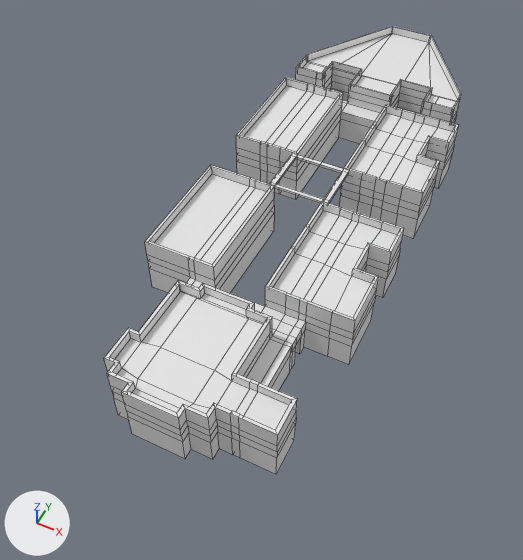
A saved change to the FBX model src/Assets/3D Assets/Models/RGC.fbx.
Rendered twice from a camera (50 mm lens) standing at (46.3, -60.0, 113.2) and looking at (-3.6, 39.9, -11.6). Arrows for +X, +Y and +Z are at lower left; the lights stay in place. Mesh edges are drawn as thin lines. Materials are left out; every surface is plain grey.

Objects in the first picture: 'RGC Base'.
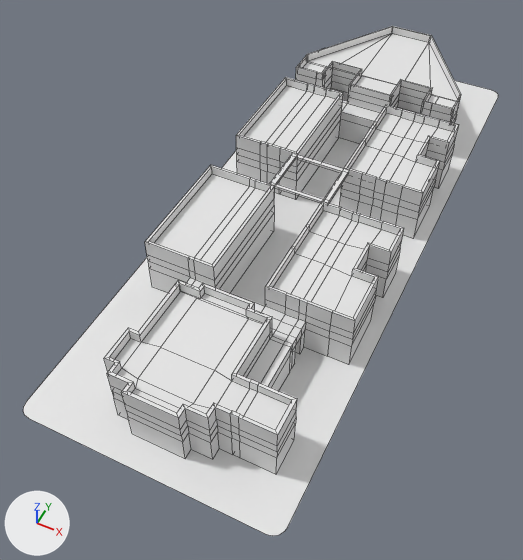
What differs and where, as boxes [x1, y1, x2, y2] in the pictures (523 x 560 px):
'RGC Base', reshaped (33% wider, 14% taller)
    before: [104, 26, 461, 474]
    after: [23, 26, 498, 536]
part 1 of me_cube_001, added
    after: [23, 79, 498, 536]

Edits to the bpy script that builds the scene:
```text
Change me_cube_001:
    used by ob_rgc_base; location = (0.0, 0.0, 0.0)
    remove me_cube_001.from_pydata(...)  # 892 vertices, 891 faces; spans x -21.7..24.3, y -9.5..126.9, z -6.0..8.0
    add me_cube_001.from_pydata(...)  # 912 vertices, 892 faces; spans x -27.7..27.7, y -15.5..130.4, z -6.0..8.0
    me_cube_001 part 1: a new loose piece of 20 vertices spanning x -27.7..27.7, y -15.5..130.4, z -6.0
```
